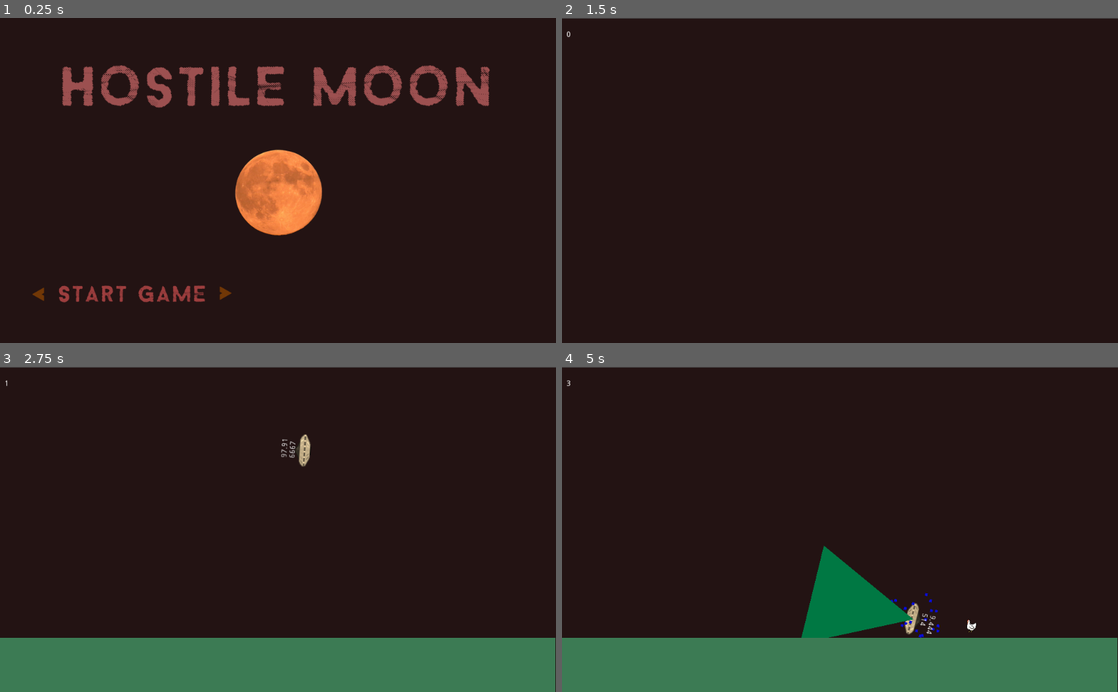
Above: before the commit, frames 1-4 (two rows, left to right).
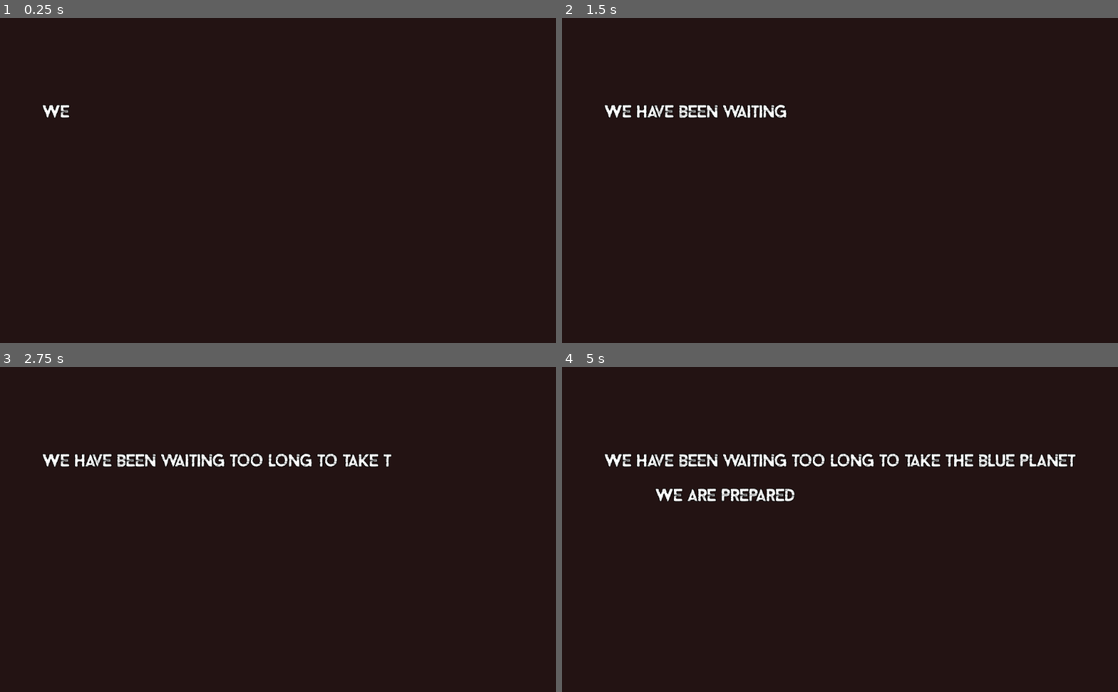
Above: after the commit, the same moments.

Repository: Beat1823/LudumDare52
Game: Godot game, scene res://Game/StartScreen.tscn
The game is run twice, just before and just after one commit, with the same random seed, the same clock (stepped at 60 frames per second) and the same inputs.
Inputs (mouse positions are in pixels of both pictures, inside the frame that each line leads up to):
- Up to frame 1 (0.25 s): no input
- Up to frame 2 (1.5 s): click (840, 287) at 0.52 s; hold Right (Right) from 1.28 s (still down); hold Space (TractorBeam) from 1.28 s (still down)
- Up to frame 3 (2.75 s): release Right (Right) at 2.03 s; release Space (TractorBeam) at 2.03 s; hold Down (Down) from 2.03 s (still down); tap Space (TractorBeam) at 2.1 s
- Up to frame 4 (5 s): release Down (Down) at 2.78 s; hold Right (Right) 2.78-3.53 s; hold Space (TractorBeam) 2.78-3.53 s; hold Up (Up) 3.53-4.28 s; tap Space (TractorBeam) at 3.6 s; hold Left (Left) from 4.28 s (still down); hold Space (TractorBeam) from 4.28 s (still down)

The runs differ from the first frame. In frame 1, 8.2% of the frame differs, in the area x 5-89%, y 14-88%; in frame 2, 1.0%; in frame 3, 18%; in frame 4, 23%, in the area x 0-100%, y 0-100%.

Commit message:
Add start screen intro text and music.

Diff:
--- a/Game/MainScene.gd
+++ b/Game/MainScene.gd
@@ -18,7 +18,7 @@
 	$StartWaitTimer.start()
 
 func _process(delta):
-	$ScoreLabel.text = String(score)
+	$ScoreText/ScoreLabel.text = String(score)
 
 func addscore(points):
 	score += points
--- a/Game/MainScene.tscn
+++ b/Game/MainScene.tscn
@@ -1,11 +1,15 @@
-[gd_scene load_steps=5 format=2]
+[gd_scene load_steps=7 format=2]
 
 [ext_resource path="res://Game/UFO/PlayerUFO.tscn" type="PackedScene" id=1]
 [ext_resource path="res://Game/Audio/Music.wav" type="AudioStream" id=2]
 [ext_resource path="res://Game/MainScene.gd" type="Script" id=3]
+[ext_resource path="res://Game/UI/GameFontCramps.tres" type="DynamicFontData" id=4]
 
 [sub_resource type="RectangleShape2D" id=1]
 extents = Vector2( 512, 50 )
+
+[sub_resource type="DynamicFont" id=2]
+font_data = ExtResource( 4 )
 
 [node name="MainScene" type="Node2D"]
 position = Vector2( 356, 675 )
@@ -51,12 +55,20 @@
 [node name="StartPos" type="Position2D" parent="."]
 position = Vector2( 180, -580 )
 
-[node name="ScoreLabel" type="RichTextLabel" parent="."]
-margin_left = -348.0
-margin_top = -651.0
-margin_right = -308.0
-margin_bottom = -611.0
-text = "Score:0"
+[node name="ScoreText" type="RichTextLabel" parent="."]
+margin_left = -351.0
+margin_top = -653.0
+margin_right = -270.0
+margin_bottom = -613.0
+custom_fonts/normal_font = SubResource( 2 )
+text = "Score"
+
+[node name="ScoreLabel" type="RichTextLabel" parent="ScoreText"]
+margin_left = 62.0
+margin_top = 3.0
+margin_right = 102.0
+margin_bottom = 43.0
+text = "1"
 
 [node name="AudioStreamPlayer" type="AudioStreamPlayer" parent="."]
 stream = ExtResource( 2 )
--- a/Game/StartScreen.gd
+++ b/Game/StartScreen.gd
@@ -1,8 +1,19 @@
 extends MarginContainer
+
+var timepassed = 0.0
 
 func _ready():
 	pass
 
 
+func _process(delta):
+	timepassed += delta
+	if (timepassed <= 14.0):
+		$VBoxContainer/RichTextLabel.percent_visible = timepassed/12.0
+	else:
+		$VBoxContainer.hide()
+		$StartScreen.show()
+
+
 func _on_StartButton_pressed():
 	get_tree().change_scene("res://Game/MainScene.tscn")
--- a/Game/StartScreen.tscn
+++ b/Game/StartScreen.tscn
@@ -1,9 +1,17 @@
-[gd_scene load_steps=5 format=2]
+[gd_scene load_steps=8 format=2]
 
 [ext_resource path="res://Game/UI/Title.png" type="Texture" id=1]
 [ext_resource path="res://Game/UI/Start button.png" type="Texture" id=2]
 [ext_resource path="res://Game/UI/Harvest moon.png" type="Texture" id=3]
 [ext_resource path="res://Game/StartScreen.gd" type="Script" id=4]
+[ext_resource path="res://Game/UI/GameFontCramps.tres" type="DynamicFontData" id=5]
+[ext_resource path="res://Game/Audio/Music.wav" type="AudioStream" id=6]
+
+[sub_resource type="DynamicFont" id=1]
+size = 27
+outline_size = 1
+outline_color = Color( 0, 0, 0, 1 )
+font_data = ExtResource( 5 )
 
 [node name="Node2D" type="MarginContainer"]
 anchor_right = 1.0
@@ -15,12 +23,55 @@
 margin_bottom = 600.0
 color = Color( 0.137255, 0.0745098, 0.0745098, 1 )
 
-[node name="HBoxContainer" type="VBoxContainer" parent="."]
+[node name="VBoxContainer" type="VBoxContainer" parent="."]
 margin_right = 1024.0
 margin_bottom = 600.0
 alignment = 1
 
-[node name="TitleScreen" type="TextureRect" parent="HBoxContainer"]
+[node name="RichTextLabel" type="RichTextLabel" parent="VBoxContainer"]
+margin_right = 1024.0
+margin_bottom = 600.0
+size_flags_vertical = 3
+custom_fonts/normal_font = SubResource( 1 )
+bbcode_enabled = true
+bbcode_text = "
+
+
+
+
+[center]We have been waiting too long to take the blue planet.
+
+We are prepared, organized, and unyielding.
+
+Finally, the time is right.
+Tonight the invasion is underway.
+
+Beneath the...
+[/center]"
+visible_characters = 0
+percent_visible = 0.0
+text = "
+
+
+
+
+We have been waiting too long to take the blue planet.
+
+We are prepared, organized, and unyielding.
+
+Finally, the time is right.
+Tonight the invasion is underway.
+
+Beneath the...
+"
+
+[node name="StartScreen" type="VBoxContainer" parent="."]
+visible = false
+margin_right = 1024.0
+margin_bottom = 600.0
+alignment = 1
+
+[node name="TitleScreen" type="TextureRect" parent="StartScreen"]
 modulate = Color( 0.611765, 0.313726, 0.313726, 1 )
 margin_top = 33.0
 margin_right = 1024.0
@@ -28,14 +79,14 @@
 texture = ExtResource( 1 )
 stretch_mode = 4
 
-[node name="Moon" type="TextureRect" parent="HBoxContainer"]
+[node name="Moon" type="TextureRect" parent="StartScreen"]
 margin_top = 223.0
 margin_right = 1024.0
 margin_bottom = 423.0
 texture = ExtResource( 3 )
 stretch_mode = 4
 
-[node name="StartButton" type="TextureButton" parent="HBoxContainer"]
+[node name="StartButton" type="TextureButton" parent="StartScreen"]
 modulate = Color( 0.615686, 0.243137, 0.243137, 1 )
 margin_top = 427.0
 margin_right = 1024.0
@@ -43,4 +94,8 @@
 texture_normal = ExtResource( 2 )
 stretch_mode = 3
 
-[connection signal="pressed" from="HBoxContainer/StartButton" to="." method="_on_StartButton_pressed"]
+[node name="AudioStreamPlayer" type="AudioStreamPlayer" parent="."]
+stream = ExtResource( 6 )
+autoplay = true
+
+[connection signal="pressed" from="StartScreen/StartButton" to="." method="_on_StartButton_pressed"]
--- /dev/null
+++ b/Game/UI/GameFontCramps.tres
@@ -0,0 +1,4 @@
+[gd_resource type="DynamicFontData" format=2]
+
+[resource]
+font_path = "res://Game/UI/CrampsRegular-OV7od.ttf"
--- a/project.godot
+++ b/project.godot
@@ -14,13 +14,19 @@
 run/main_scene="res://Game/StartScreen.tscn"
 config/icon="res://icon.png"
 
+[display]
+
+window/size/resizable=false
+
 [global]
 
 gravity=false
+font=false
 
 [gui]
 
 common/drop_mouse_on_gui_input_disabled=true
+theme/custom_font="res://Game/UI/GameFontCramps.tres"
 
 [input]
 
Binary file added: Game/UI/CrampsRegular-OV7od.ttf
Binary file added: Game/UI/Pre-Start Text.gif
